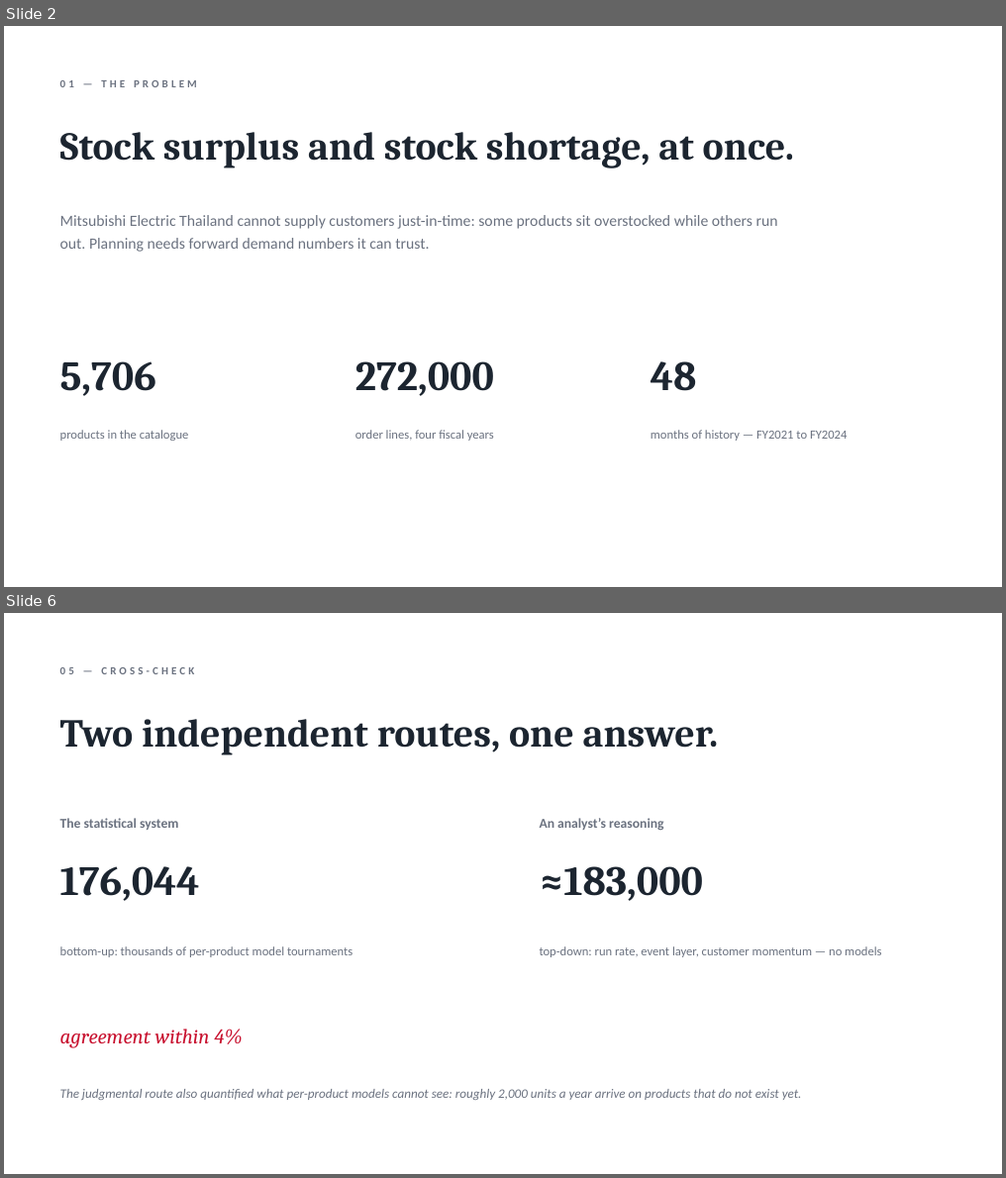
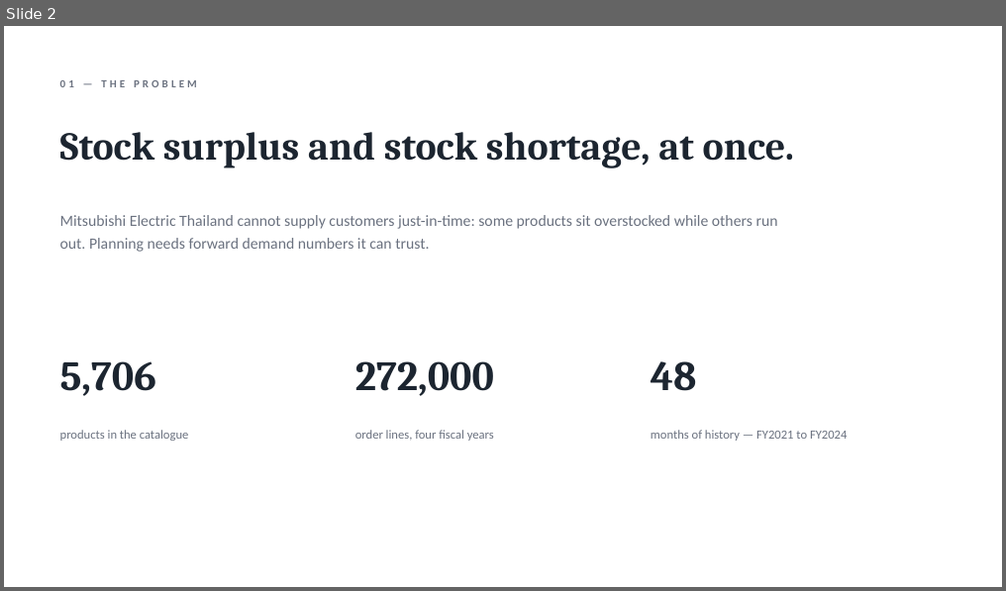
Before and after one commit to DokkDokki/SOE-105, a slide deck: presentation/FY2025_progress_report.pptx. Shown one above the other, each under a label of ours: slides 2 and 6 before the commit, slide 2 after it; the slides between them are not shown. The pictures are 1006x1178 and 1006x591 pixels, drawn with LibreOffice and Linux fonts; fonts in the diff are those of the drawing. Boxes give left, top, right and bottom in pixels: in the first picture for what was removed or moved away, otherwise in the second. Text is boxed around its words. In the diff, an @@ line names an element or a change of style, - is before the commit and + after.

```diff
--- a/presentation/FY2025_progress_report.pptx
+++ b/presentation/FY2025_progress_report.pptx
@@ slide 6 removed at [4,613,1002,1174], background #FFFFFF @@
@@ text removed at [60,667,194,674] @@
-05 — CROSS-CHECK
@@ text removed at [60,719,719,756] @@
-Two independent routes, one answer.
@@ text removed at [60,818,178,830] @@
-The statistical system
@@ text removed at [540,818,663,830] @@
-An analyst’s reasoning
@@ text removed at [60,866,200,901] @@
-176,044
@@ text removed at [540,866,704,901] @@
-≈183,000
@@ text removed at [60,947,352,958] @@
-bottom-up: thousands of per-product model tournaments
@@ text removed at [540,947,881,958] @@
-top-down: run rate, event layer, customer momentum — no models
@@ text removed at [60,1029,242,1049] @@
-agreement within 4%
@@ text removed at [60,1089,802,1100] @@
-The judgmental route also quantified what per-product models cannot see: roughly 2,000 units a year arrive on products that do not exist yet.
```
Also in this commit, not shown: 3 slides changed, 7 slides added, 7 other slides removed, 3 other files.
